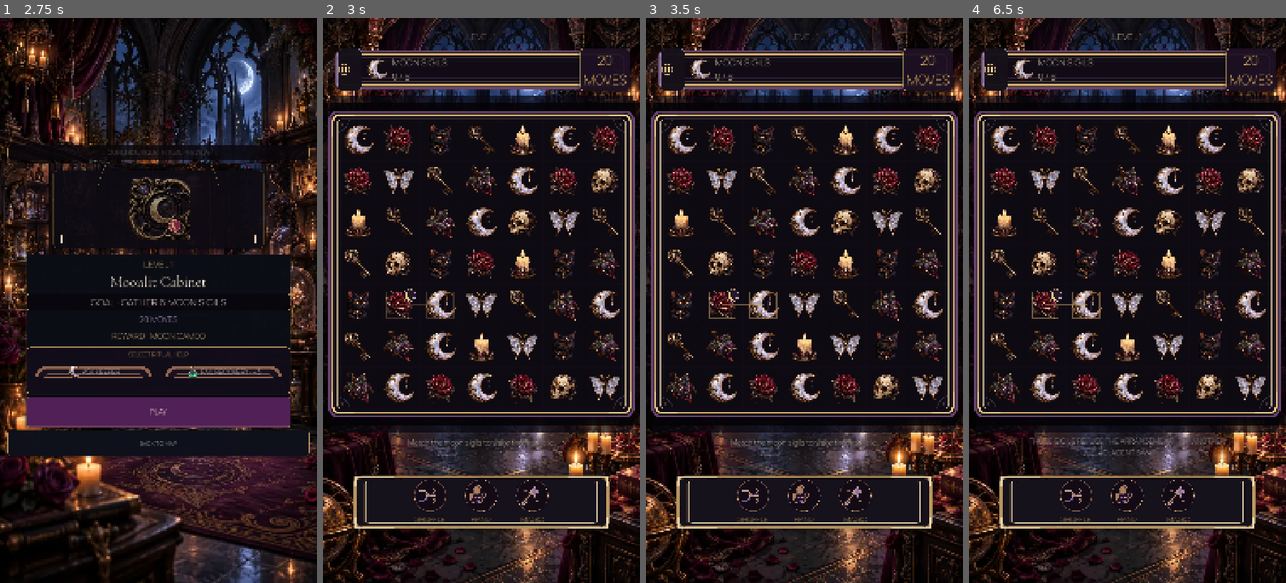
Above: before the commit, frames 1-4 (left to right).
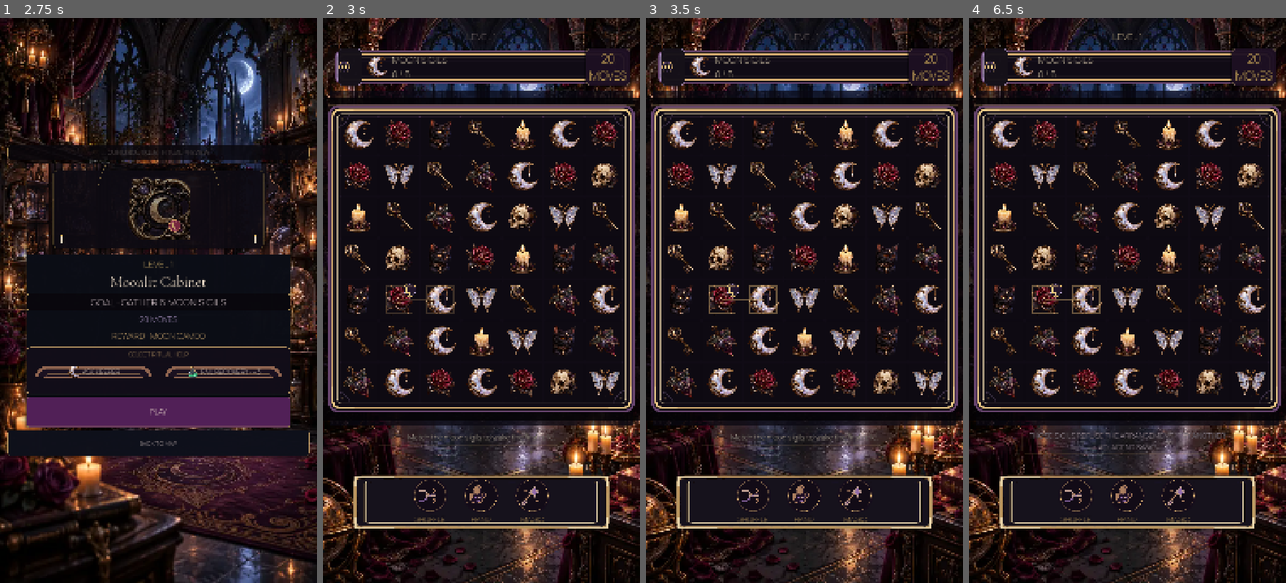
Above: after the commit, the same moments.

Repository: Jay-prodesign/akilta-match3
Game: Godot game, scene res://src/app/app_bootstrap.tscn
Same seed, same stepped clock (60 frames per second), same inputs: the game is played once before the commit and once after it.
Inputs (mouse positions are in pixels of both pictures, inside the frame that each line leads up to):
- Up to frame 1 (2.75 s): click "ENTER THE HOUSE" at 0.5 s; click "PLAY LEVEL 1" at 1.25 s; click "1" at 2 s
- Up to frame 2 (3 s): click "PLAY" at 2.75 s
- Up to frame 3 (3.5 s): no input
- Up to frame 4 (6.5 s): click (994, 68) at 3.5 s; click "RESTART LEVEL" at 4.25 s; tap Enter at 5 s; drag from (1127, 266) to (1159, 176) at 5.02 s; drag from (1064, 328) to (1111, 413) at 5.77 s

Frame 1 is identical in both runs. In frame 2, 21% of the frame differs, in the area x 0-100%, y 5-77%; in frame 3, 21%; in frame 4, 21%, in the area x 0-100%, y 5-79%.

Commit message:
Keep runtime moves hierarchy inside compact gameplay HUD

Diff:
--- a/src/ui/gameplay/gameplay_screen.gd
+++ b/src/ui/gameplay/gameplay_screen.gd
@@ -702,19 +702,19 @@
 		_moves_urgency_state = "critical"
 		moves_label.text = "LAST MOVE" if moves == 1 else "NO MOVES"
 		moves_label.add_theme_color_override("font_color", Color("#FFFFFF") if _high_contrast else Color("#FF9B8E"))
-		moves_label.add_theme_font_size_override("font_size", 42)
+		moves_label.add_theme_font_size_override("font_size", 40)
 		moves_label.add_theme_constant_override("outline_size", 5 if _high_contrast else 4)
 	elif moves <= LOW_MOVE_WARNING_THRESHOLD:
 		_moves_urgency_state = "warning"
 		moves_label.text = "⚠ %d\nMOVES" % moves
 		moves_label.add_theme_color_override("font_color", Color("#FFF1B6") if _high_contrast else Color("#F2B36D"))
-		moves_label.add_theme_font_size_override("font_size", 44)
+		moves_label.add_theme_font_size_override("font_size", 42)
 		moves_label.add_theme_constant_override("outline_size", 4)
 	else:
 		_moves_urgency_state = "normal"
 		moves_label.text = "%d\nMOVES" % moves
 		moves_label.add_theme_color_override("font_color", Color("#FFF1B6") if _high_contrast else Color("#F2C66D"))
-		moves_label.add_theme_font_size_override("font_size", 46)
+		moves_label.add_theme_font_size_override("font_size", 40)
 		moves_label.add_theme_constant_override("outline_size", 3)
 	moves_label.set_meta("urgency_state", _moves_urgency_state)
 
